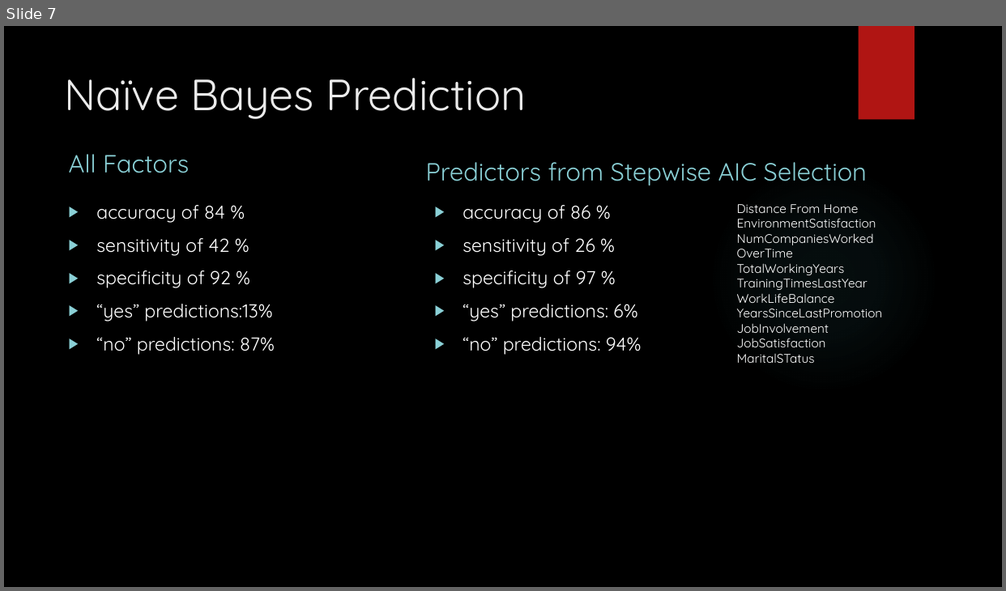
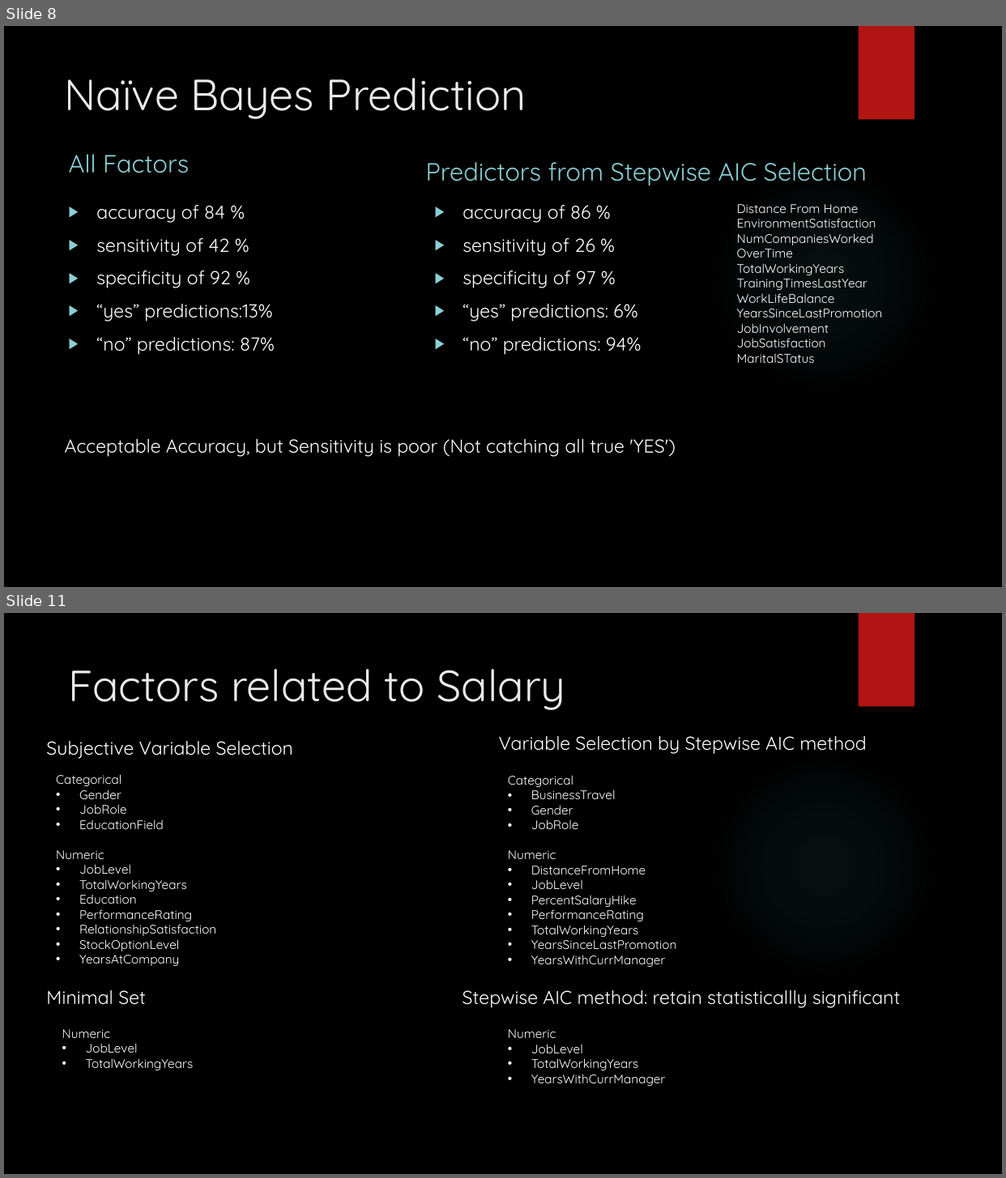
Before and after one commit to rmpalmer/CaseStudy2DDS, a slide deck: Richard_Palmer_Case_Study_2.pptx. Shown one above the other, each under a label of ours: slide 7 before the commit, slides 8 and 11 after it; the slides between them are not shown. The pictures are 1006x591 and 1006x1178 pixels, drawn with LibreOffice and Linux fonts; fonts in the diff are those of the drawing; background and template pictures are left out. Boxes give left, top, right and bottom in pixels: in the first picture for what was removed or moved away, otherwise in the second. Text is boxed around its words. In the diff, an @@ line names an element or a change of style, - is before the commit and + after.

```diff
--- a/Richard_Palmer_Case_Study_2.pptx
+++ b/Richard_Palmer_Case_Study_2.pptx
@@ slide 11 added at (4, 613, 1002, 1174), background picture (left out); not listed: 2 template elements that a slide beside it also shows @@
@@ text added at (69, 669, 566, 710), 42 pt, text #EBEBEB @@
+Factors related to Salary
@@ text added at (46, 741, 293, 759), 18 pt, text #FFFFFF @@
+Subjective Variable Selection
@@ text added at (499, 736, 866, 754), 18 pt, text #FFFFFF @@
+Variable Selection by Stepwise AIC method
@@ text added at (56, 774, 216, 966), 12 pt, text #FFFFFF @@
+Categorical
+• Gender
+• JobRole
+• EducationField
+Numeric
+• JobLevel
+• TotalWorkingYears
+• Education
+• PerformanceRating
+• RelationshipSatisfaction
+• StockOptionLevel
+• YearsAtCompany
@@ text added at (508, 775, 677, 967), 12 pt, text #FFFFFF @@
+Categorical
+• BusinessTravel
+• Gender
+• JobRole
+Numeric
+• DistanceFromHome
+• JobLevel
+• PercentSalaryHike
+• PerformanceRating
+• TotalWorkingYears
+• YearsSinceLastPromotion
+• YearsWithCurrManager
@@ text added at (46, 990, 146, 1005), 18 pt, text #FFFFFF @@
+Minimal Set
@@ text added at (462, 990, 900, 1008), 18 pt, text #FFFFFF @@
+Stepwise AIC method: retain statisticallly significant
@@ text added at (62, 1029, 194, 1071), 12 pt, text #FFFFFF @@
+Numeric
+• JobLevel
+• TotalWorkingYears
@@ text added at (508, 1029, 666, 1086), 12 pt, text #FFFFFF @@
+Numeric
+• JobLevel
+• TotalWorkingYears
+• YearsWithCurrManager
@@ what was slide 7 is now slide 8 @@
@@ slide 8 changed as well @@
@@ text added at (65, 439, 675, 457), 18 pt, text #FFFFFF @@
+Acceptable Accuracy, but Sensitivity is poor (Not catching all true 'YES')
```
Also in this commit, not shown: 5 other slides changed, 9 other slides added, 5 slides removed.
